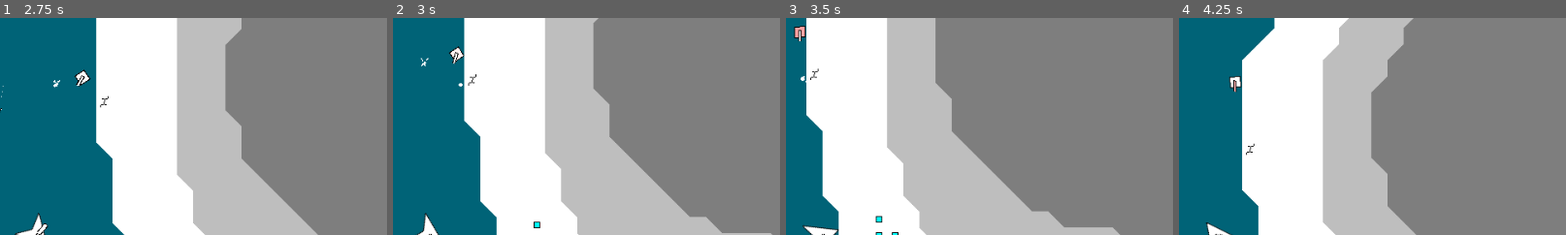
Above: before the commit, frames 1-4 (left to right).
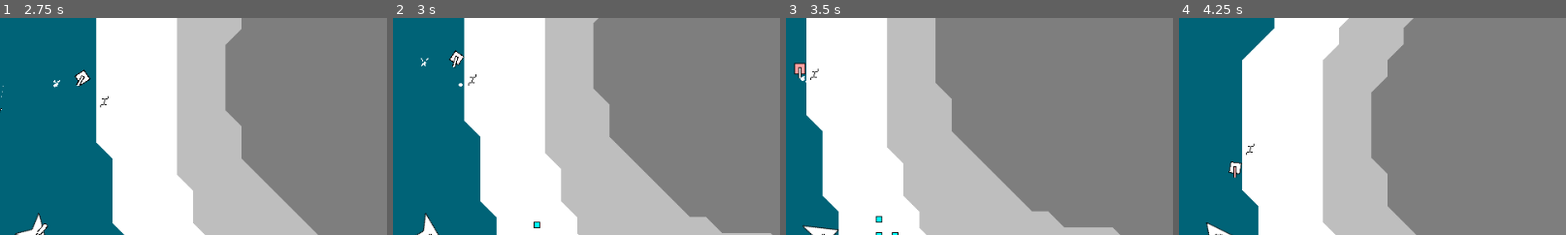
Above: after the commit, the same moments.

Repository: LangII/ProjectSpaceMiner
Game: Godot game, scene res://scenes/Main.tscn
Same seed, same stepped clock (60 frames per second), same inputs: the game is played once before the commit and once after it.
Inputs (mouse positions are % of the whole screen's width and height, from its top left):
- Up to frame 1 (2.75 s): move the mouse to (72, 45) at 0.52 s; press the mouse at (72, 45) at 0.53 s; hold D (right) 0.53-1.28 s; move the mouse to (30, 55) at 1.27 s; release the mouse at (30, 55) at 1.28 s; hold S (down) 1.28-2.03 s; tap T (test) at 1.35 s; move the mouse to (60, 28) at 2.02 s; press the mouse at (60, 28) at 2.03 s; hold D (right) from 2.03 s (still down)
- Up to frame 2 (3 s): move the mouse to (45, 70) at 2.77 s; release D (right) at 2.78 s; release the mouse at (45, 70) at 2.78 s; hold W (up) from 2.78 s (still down); tap T (test) at 2.85 s
- Up to frame 3 (3.5 s): keep holding W (up)
- Up to frame 4 (4.25 s): move the mouse to (80, 65) at 3.52 s; release W (up) at 3.53 s; press the mouse at (80, 65) at 3.53 s; hold A (left) from 3.53 s (still down)
The pictures show only the part of the screen within x 45-95%, y 0-50%; the shares and areas given below are measured in that part.

Frame 1 is identical in both runs. In frame 2, 0.2% of the frame differs, in the area x 14-19%, y 12-24%; in frame 3, 0.4%; in frame 4, 0.4%, in the area x 12-17%, y 26-74%.

Commit message:
add readme enemy03 example

Diff:
--- a/scripts/Enemy03.gd
+++ b/scripts/Enemy03.gd
@@ -83,6 +83,7 @@
 DONE
 - Have ship bullets damage Enemy03.
 
+DONE
 - Add drop.
 
 - Add control to not allow Enemy03 to walk up the sky walls (hashed blocks).
@@ -231,6 +232,10 @@
 var missile_load_max = 100.0
 var missile_load = 0.0
 
+var DROP_VALUE_MIN = 1
+var DROP_VALUE_MAX = 5
+var drop_value = 0
+
 
 ####################################################################################################
 
@@ -242,6 +247,8 @@
 	$TurretNonSpatial/TurretPivot/ShipDetectRay.cast_to.x = -SHIP_DETECT_RAY_DIST
 
 	setMoveStateToFloating()
+
+	drop_value = util.getRandomInt(DROP_VALUE_MIN, DROP_VALUE_MAX)
 
 	""" TEST """
 #	floating_linear_dir = 180.0
@@ -506,6 +513,7 @@
 	$TurretNonSpatial/TurretPivot/TurretSprite.visible = false
 	$LifeEndParticles2D.restart()
 	$LifeEndParticlesLifeTimeTimer.start()
+	gameplay.initDrop('enemy_03', drop_value, global_position)
 
 
 func startWoundedTweenUp():
--- a/scripts/Gameplay.gd
+++ b/scripts/Gameplay.gd
@@ -14,6 +14,7 @@
 onready var enemy_02_a_texture = preload('res://sprites/enemy_02_a_drop.png')
 onready var enemy_02_b_texture = preload('res://sprites/enemy_02_b_drop.png')
 onready var enemy_02_c_texture = preload('res://sprites/enemy_02_c_drop.png')
+onready var enemy_03_texture = preload('res://sprites/enemy_03_drop.png')
 
 onready var DROP_TEXTURE_MAP = {
 	'mineral_01': mineral_01_texture,
@@ -23,6 +24,7 @@
 	'enemy_02_a': enemy_02_a_texture,
 	'enemy_02_b': enemy_02_b_texture,
 	'enemy_02_c': enemy_02_c_texture,
+	'enemy_03': enemy_03_texture,
 }
 
 var TILE_MAP_LOGIC_SCN_REF = 'res://scenes/tiles/TileMapLogic.tscn'
--- a/scripts/Missile01.gd
+++ b/scripts/Missile01.gd
@@ -54,7 +54,7 @@
 
 var SHIP_COL_IMPULSE_MOD = 20.0
 
-var DESTROY_DROP_CHANCE = 50.0
+var DESTROY_DROP_CHANCE = 0.2
 
 
 ####################################################################################################
@@ -188,7 +188,7 @@
 
 func giveTerrainDmg() -> void:
 	"""
-	This is my method for getting tiles of a TileMap that are collding with a circle Area2D (with the
+	This is my method for getting tiles of a TileMap that are colliding with a circle Area2D (with the
 	global_position and radius of the Area2D and world_to_map and map_to_world TileMap methods)...
 
 	For the sake of simplicity, this only checks if a tile's center is within the Area2D.
@@ -196,7 +196,7 @@
 	Basically, you can check if any tile is within an Area2D with Vector2.distance_to().  Where the
 	Vector2 is the global_position of the Area2D and you pass the tile's global_position as the arg.
 
-	But to releave some processing, instead of checking all tiles, you first get a square area of
+	But to relieve some processing, instead of checking all tiles, you first get a square area of
 	tiles that would overlap the Area2D by subtracting and adding the Area2D radius from both the x
 	and y of the Area2D global_position to get the top left corner and bottom right corner of the
 	square.  With those coord you can use a couple range() passing the x and y to get an array of
@@ -244,5 +244,4 @@
 
 
 func _on_MissileBodyColArea2D_area_entered(area):
-	print("area.name = ", area.name)
 	takeDmg()
Binary file added: sprites/enemy_03_drop.png
Not shown, added: sprites/enemy_03_drop.png.import
Not shown, changed: README.md
Not shown, added: enemy03_example_02.gif
